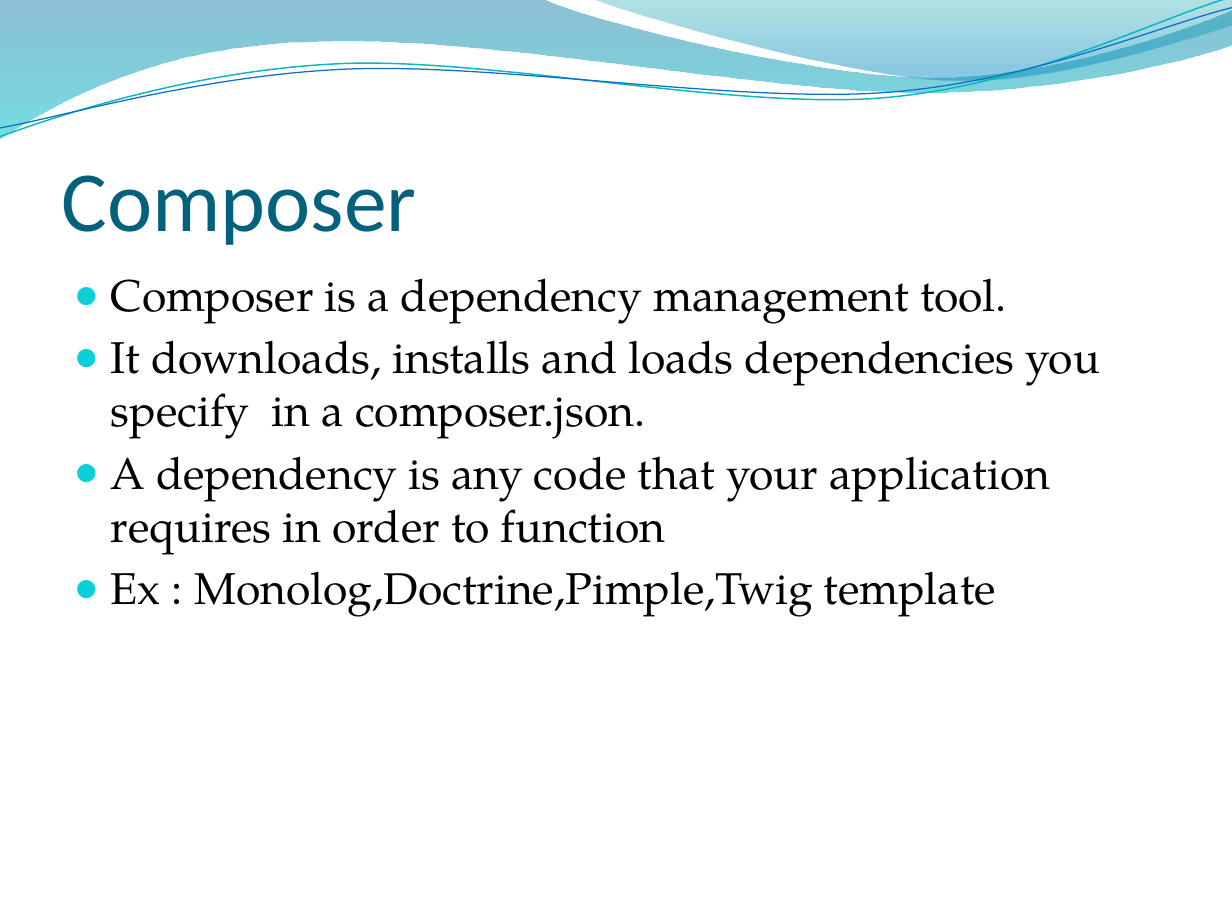
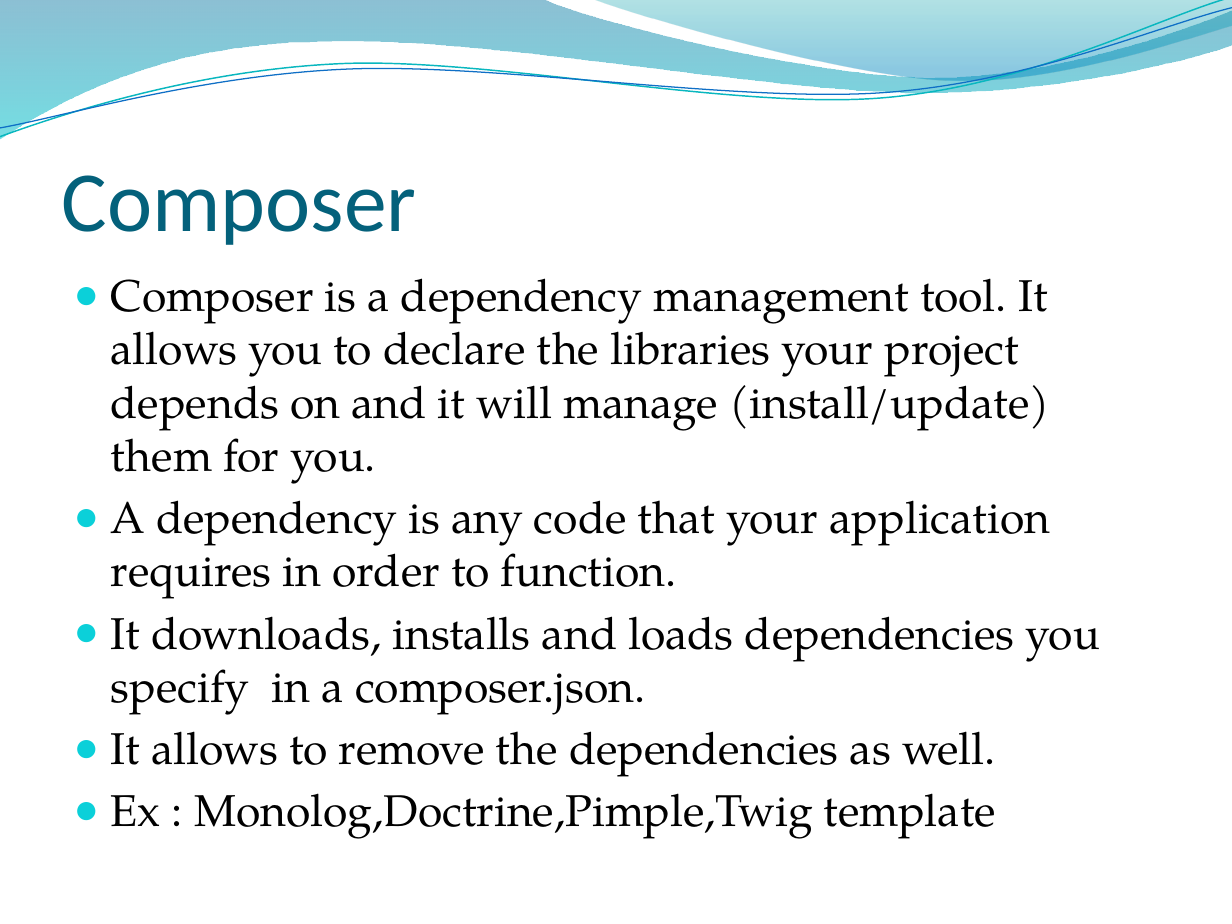
Before and after one commit to shreelakshmiu/SilexPractice, a slide deck: slide 8 of Docs/Silex.pptx. Drawn at 1232x924 pixels with LibreOffice and Linux fonts; fonts in the diff are those of the drawing; background and template pictures are left out. Boxes give left, top, right and bottom in pixels: in the first picture for what was removed or moved away, otherwise in the second. Text is boxed around its words. In the diff, an @@ line names an element or a change of style, - is before the commit and + after.

```diff
--- a/Docs/Silex.pptx
+++ b/Docs/Silex.pptx
@@ text at (111, 278, 1051, 599): text changed @@
-● Composer is a dependency management tool.
+● Composer is a dependency management tool. It allows you to declare the libraries your project depends on and it will manage (install/update) them for you.
+● A dependency is any code that your application requires in order to function.
@@ text at (111, 731, 996, 777): text changed @@
-● A dependency is any code that your application requires in order to function
+● It allows to remove the dependencies as well.
```
Also in this commit, not shown: 8 other slides changed, 1 other file.
